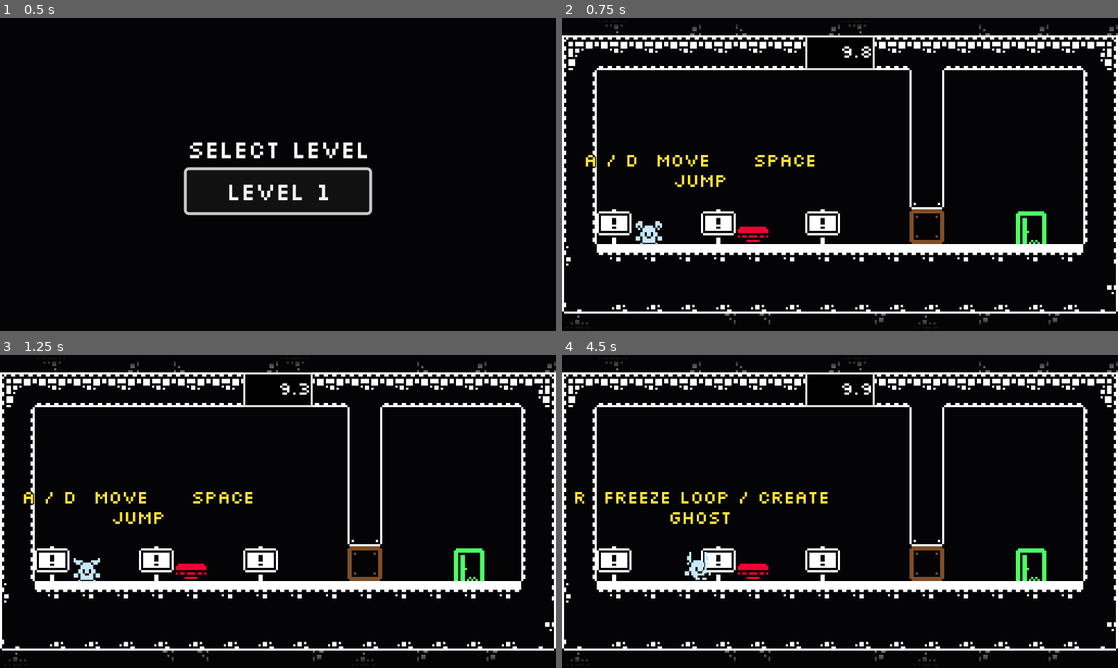
Above: before the commit, frames 1-4 (two rows, left to right).
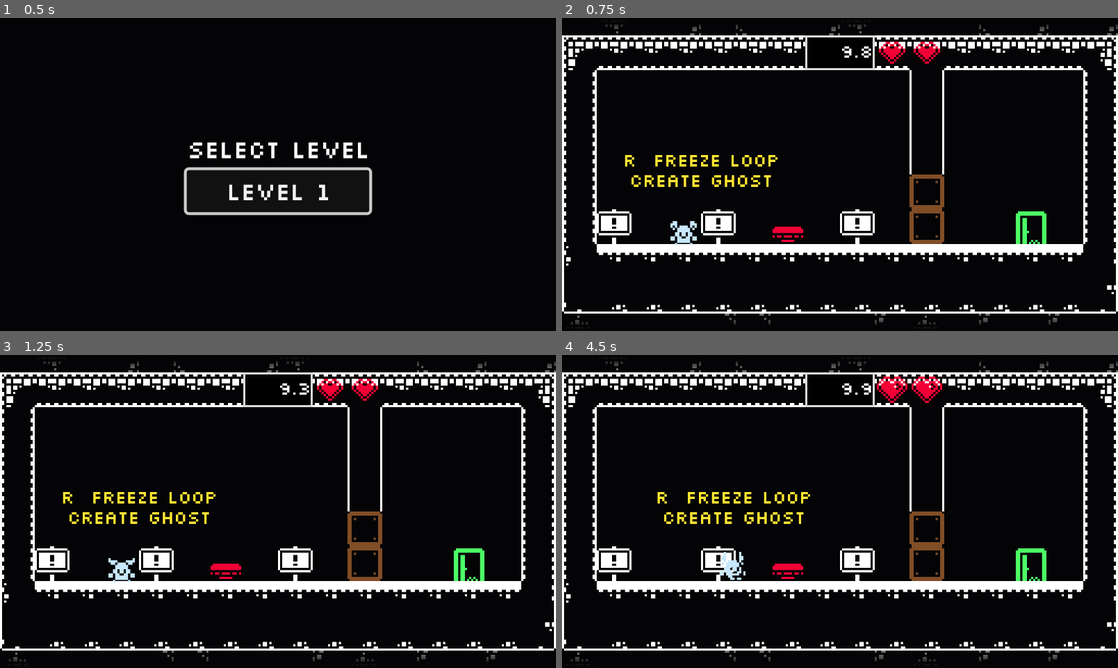
Above: after the commit, the same moments.

Repository: moellh/gmtk-game-jam-2026
Game: Godot game, scene res://src/level_select.tscn
Two runs of this game, one before a commit and one after it. Both use one fixed random seed, a clock stepped at 60 frames per second and the inputs below.
Inputs:
- Up to frame 1 (0.5 s): no input
- Up to frame 2 (0.75 s): click "Level 1" at 0.5 s
- Up to frame 3 (1.25 s): no input
- Up to frame 4 (4.5 s): hold Right (move_right) 1.28-2.78 s; tap C (clear) every 0.75 s from 1.35 to 4.35 s; tap Space (jump) at 1.52, 2.27, 3.77 s; hold Left (move_left) 2.78-3.53 s; hold Right (move_right) from 3.53 s (still down)

Frame 1 is identical in both runs. In frame 2, 3.3% of the frame differs, in the area x 4-69%, y 7-73%; in frame 3, 3.3%; in frame 4, 3.6%, in the area x 2-69%, y 6-73%.

Commit message:
level: refine first replay puzzle

Diff:
--- a/src/door.gd
+++ b/src/door.gd
@@ -3,7 +3,7 @@
 signal crushed
 
 @onready var collision: CollisionShape2D = $CollisionShape2D
-@onready var visual: Node2D = $Sprite2D
+@onready var visual: Node2D = $Visual
 
 func set_open(open: bool) -> void:
 	if not open and player_inside(): crushed.emit()
--- a/src/door.tscn
+++ b/src/door.tscn
@@ -8,14 +8,22 @@
 region = Rect2(153, 17, 16, 16)
 
 [sub_resource type="RectangleShape2D" id="RectangleShape2D_door"]
-size = Vector2(16, 16)
+size = Vector2(16, 32)
 
 [node name="Door" type="StaticBody2D" unique_id=1572381367]
 script = ExtResource("1")
 
-[node name="Sprite2D" type="Sprite2D" parent="." unique_id=1770772965]
+[node name="Visual" type="Node2D" parent="."]
+
+[node name="Bottom" type="Sprite2D" parent="Visual" unique_id=1770772965]
+modulate = Color(0.5, 0.3, 0.15, 1)
+texture = SubResource("AtlasTexture_door")
+
+[node name="Top" type="Sprite2D" parent="Visual"]
+position = Vector2(0, -16)
 modulate = Color(0.5, 0.3, 0.15, 1)
 texture = SubResource("AtlasTexture_door")
 
 [node name="CollisionShape2D" type="CollisionShape2D" parent="." unique_id=294451680]
+position = Vector2(0, -8)
 shape = SubResource("RectangleShape2D_door")
--- a/src/game.gd
+++ b/src/game.gd
@@ -1,6 +1,18 @@
 extends Node2D
 
 const ROUND_TIME := 10.0
+const TILE_SIZE := 16.0
+const INITIAL_ATTEMPT_SPAWN_OFFSET := Vector2(TILE_SIZE, 0.0)
+
+const HEART_TEXTURE := preload("res://assets/monochrome_tilemap_transparent.png")
+const HEART_ATLAS_COORDS := [
+	Vector2i(0, 2),
+	Vector2i(1, 2),
+	Vector2i(2, 2),
+]
+const HEART_ATLAS_PITCH := 17.0
+const HEART_COLOR := Color(0.95, 0.0, 0.207, 1.0)
+const HEART_ANIMATION := &"default"
 
 const BASE_VIEWPORT_SIZE := Vector2(384.0, 216.0)
 const LEVEL_VIEW_RECT := Rect2(80.0, 16.0, 256.0, 128.0)
@@ -8,20 +20,28 @@
 const LEVEL_SELECT := "res://src/level_select.tscn"
 
 @export var next_level: PackedScene
+@export_range(1, 10, 1) var max_recordings := 2
 
 @onready var player: CharacterBody2D = $Player
 @onready var world_camera: Camera2D = $WorldCamera
 @onready var timer_display: Label = %TimerDisplay
+@onready var recording_hearts: Node2D = %RecordingHearts
 @onready var level_complete: CanvasLayer = $LevelComplete
 @onready var outside_fill: OutsideFill = $OutsideFill
 @onready var touch_controls: TouchControls = $TouchControls
 
 var timer := ROUND_TIME
+var recordings_used := 0
 var completed := false
+var recording_heart_icons: Array[AnimatedSprite2D] = []
 
 func _ready() -> void:
 	get_viewport().size_changed.connect(update_world_camera)
 	update_world_camera()
+	player.reset(live_attempt_spawn_offset(0))
+	build_recording_hearts()
+	update_recording_hearts()
+	update_hud()
 
 func update_world_camera() -> void:
 	var window_size := Vector2(get_window().size)
@@ -66,7 +86,10 @@
 		get_tree().change_scene_to_file(LEVEL_SELECT)
 		return
 
-	if Input.is_action_just_pressed("clear"): clear()
+	if Input.is_action_just_pressed("clear"):
+		clear()
+		update_hud()
+		return
 
 	timer -= delta
 	if timer <= 0.0 or Input.is_action_just_pressed("restart"): next_round()
@@ -80,17 +103,60 @@
 
 func clear() -> void:
 	timer = ROUND_TIME
+	recordings_used = 0
 	get_tree().call_group("ghosts", "queue_free")
-	player.reset()
+	player.reset(live_attempt_spawn_offset(0))
+	update_recording_hearts()
 
 func next_round() -> void:
+	if recordings_used >= max_recordings:
+		clear()
+		return
+
 	timer = ROUND_TIME
 
 	add_child(player.spawn_ghost())
+	recordings_used += 1
 	get_tree().call_group("ghosts", "restart")
 
-	player.reset()
+	player.reset(live_attempt_spawn_offset(recordings_used))
+	update_recording_hearts()
 
+func remaining_recordings() -> int:
+	return maxi(max_recordings - recordings_used, 0)
+
+func live_attempt_spawn_offset(completed_recordings: int) -> Vector2:
+	if completed_recordings == 0:
+		return INITIAL_ATTEMPT_SPAWN_OFFSET
+	return Vector2.ZERO
+
+func build_recording_hearts() -> void:
+	var frames := SpriteFrames.new()
+	frames.set_animation_speed(HEART_ANIMATION, 6.0)
+	frames.set_animation_loop(HEART_ANIMATION, true)
+
+	for atlas_coordinates in HEART_ATLAS_COORDS:
+		var texture := AtlasTexture.new()
+		texture.atlas = HEART_TEXTURE
+		texture.region = Rect2(
+			Vector2(atlas_coordinates) * HEART_ATLAS_PITCH,
+			Vector2.ONE * TILE_SIZE,
+		)
+		frames.add_frame(HEART_ANIMATION, texture)
+
+	for index in max_recordings:
+		var heart := AnimatedSprite2D.new()
+		heart.sprite_frames = frames
+		heart.position = Vector2(index * TILE_SIZE, 0.0)
+		heart.modulate = HEART_COLOR
+		heart.play(HEART_ANIMATION)
+		recording_hearts.add_child(heart)
+		recording_heart_icons.append(heart)
+
+func update_recording_hearts() -> void:
+	var visible_hearts := remaining_recordings()
+	for index in recording_heart_icons.size():
+		recording_heart_icons[index].visible = index < visible_hearts
 
 func complete_level() -> void:
 	if completed:
--- a/src/level.tscn
+++ b/src/level.tscn
@@ -833,6 +833,7 @@
 [node name="Main" type="Node2D" unique_id=908013008]
 texture_filter = 1
 script = ExtResource("3_game")
+max_recordings = 2
 
 [node name="OutsideFill" type="Node2D" parent="."]
 z_index = -10
@@ -840,7 +841,7 @@
 script = ExtResource("10_outside")
 
 [node name="TileMapLayer" type="TileMapLayer" parent="." unique_id=1408577092]
-tile_map_data = PackedByteArray("AAAGAAcAAAAQAAUAAAAHAAcAAAA …(195 unchanged characters)… UAAAAHAAYA//////////8LAAYA//////////8PAAUAAAANAAsAAAAPAAQAAAANAAoAAAAPAAMAAAANAAoAAAAFAAgAAAAPAA …(712 unchanged characters)…
+tile_map_data = PackedByteArray("AAAGAAcAAAAQAAUAAAAHAAcAAAA …(195 unchanged characters)… UAAAAHAAYA//////////8LAAYA//////////8PAAQAAAANAAoAAAAPAAMAAAANAAoAAAAFAAgAAAAPAA …(712 unchanged characters)…
 tile_set = SubResource("TileSet_oi3di")
 
 [node name="Player" parent="." unique_id=1157283441 instance=ExtResource("2_vonw3")]
@@ -850,7 +851,7 @@
 position = Vector2(296, 104)
 
 [node name="Button" parent="." unique_id=556200501 instance=ExtResource("5_button")]
-position = Vector2(168, 104)
+position = Vector2(184, 104)
 
 [node name="Door" parent="." unique_id=1161385492 instance=ExtResource("6_door")]
 position = Vector2(248, 104)
@@ -873,17 +874,21 @@
 horizontal_alignment = 2
 vertical_alignment = 1
 
+[node name="RecordingHearts" type="Node2D" parent="WorldUI"]
+unique_name_in_owner = true
+position = Vector2(232, 24)
+
 [node name="MovementSign" parent="WorldUI" instance=ExtResource("8_sign")]
 position = Vector2(104, 104)
-instructions = "A / D  MOVE     SPACE  JUMP"
+instructions = "A / D  MOVE\nSPACE  JUMP"
 
 [node name="FreezeSign" parent="WorldUI" instance=ExtResource("8_sign")]
 position = Vector2(152, 104)
-instructions = "R  FREEZE LOOP / CREATE GHOST"
+instructions = "R  FREEZE LOOP\nCREATE GHOST"
 
 [node name="ResetSign" parent="WorldUI" instance=ExtResource("8_sign")]
-position = Vector2(200, 104)
-instructions = "C  RESET TIMELINE / CLEAR GHOSTS"
+position = Vector2(216, 104)
+instructions = "C  RESET TIMELINE\nCLEAR GHOSTS"
 
 [node name="LevelComplete" parent="." instance=ExtResource("9_complete")]
 
--- a/src/player.gd
+++ b/src/player.gd
@@ -54,10 +54,10 @@
 	ghost.add_to_group("ghosts")
 	return ghost
 
-func reset() -> void:
+func reset(spawn_offset := Vector2.ZERO) -> void:
 	recording = []
 	velocity = Vector2.ZERO
-	global_position = spawn
+	global_position = spawn + spawn_offset
 
 func update_animation(dir: float) -> void:
 	if not is_on_floor(): sprite.play("jump")
